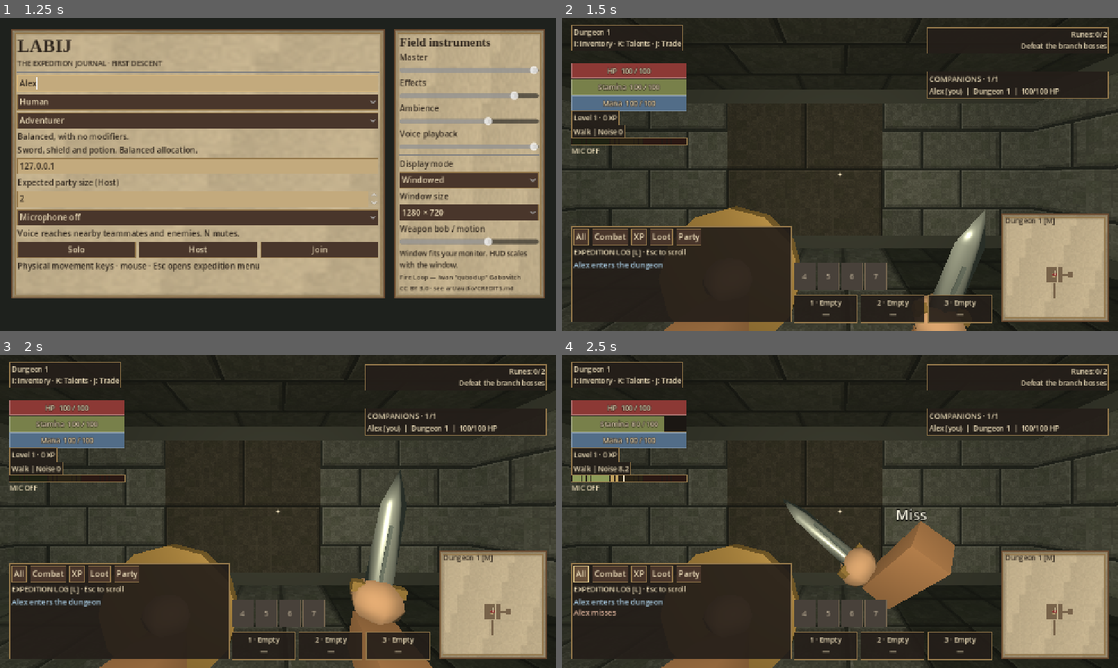
Above: before the commit, frames 1-4 (two rows, left to right).
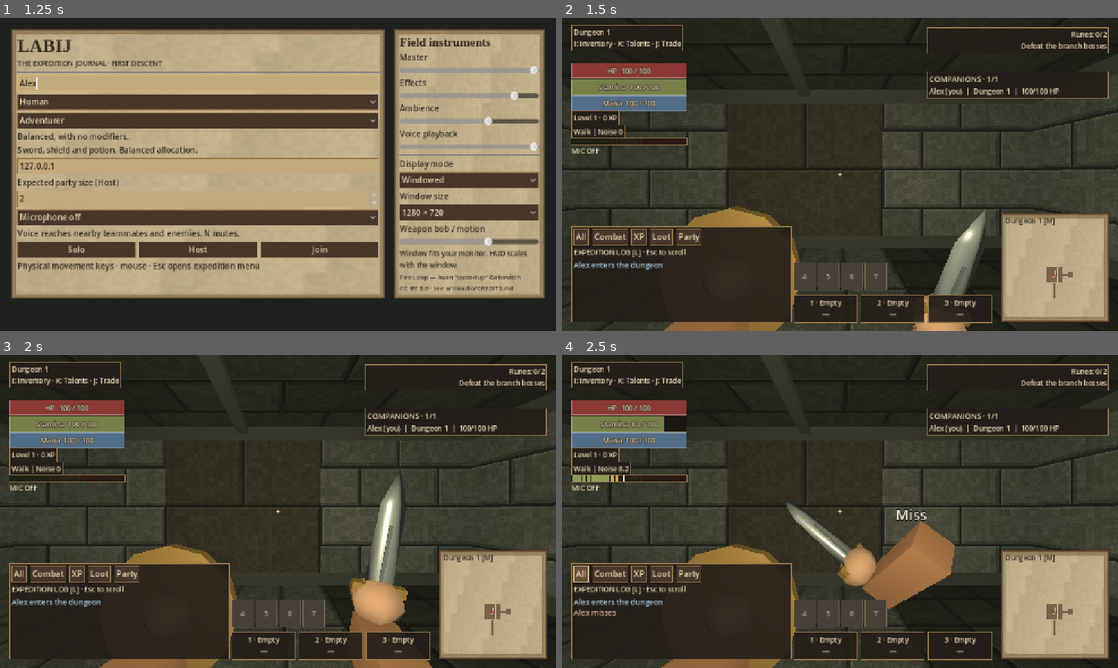
Above: after the commit, the same moments.

Repository: tdonnenfeld/LABIJ
Game: Godot game, scene res://game/main.tscn
Two runs of this game, one before a commit and one after it. Both use one fixed random seed, a clock stepped at 60 frames per second and the inputs below. Sound files missing from this copy of the repository are replaced by a short silence.
Inputs (mouse positions are in pixels of both pictures, inside the frame that each line leads up to):
- Up to frame 1 (1.25 s): click (200, 83) at 0.52 s; type "Alex" at 0.6 s
- Up to frame 2 (1.5 s): click "Solo" at 1.25 s
- Up to frame 3 (2 s): no input
- Up to frame 4 (2.5 s): click "All" at 2 s

Frame 1 is identical in both runs. In frame 2, 0.1% of the frame differs, in the area x 37-43%, y 0-19%; in frame 3, 0.1%; in frame 4, 0.1%.

Commit message:
Refine corridor arch masonry, ceiling ribs and bounded torch shadows

Diff:
--- a/game/visuals/dungeon_visual_builder.gd
+++ b/game/visuals/dungeon_visual_builder.gd
@@ -63,6 +63,9 @@
 			if hash_value in [4, 11] and not narrowed.has(cell):
 				box("wall", at - normal * 0.04 + Vector3.UP * 1.5, Vector3(0.34, 3.0, 0.20), angle)
 		add_arch(tiles, cell, origin)
+		if not narrowed.has(cell) and tile_variant % 3 == 0:
+			var rib_angle := PI / 2.0 if tiles.has(cell + Vector2i.RIGHT) and tiles.has(cell + Vector2i.LEFT) else 0.0
+			box("trim", origin + Vector3.UP * 2.94, Vector3(3.0, 0.12, 0.18), rib_angle)
 		if not narrowed.has(cell):
 			decorate_cell(tiles, cell, origin, seed_value)
 			decorate_corner(tiles, cell, origin, style, seed_value)
@@ -75,10 +78,12 @@
 	for i in range(LIGHT_LIMIT):
 		var light := OmniLight3D.new()
 		light.light_color = [Color("#ffb56a"), Color("#d8ae85"), Color("#8bc5cf"), Color("#eac18c"), Color("#c7c9e2"), Color("#ff9766"), Color("#f8d58b")][theme_id]
-		light.omni_range = 8.5
-		light.omni_attenuation = 1.4
+		light.omni_range = 7.0
+		light.omni_attenuation = 1.65
 		light.light_energy = 1.7
-		light.shadow_enabled = false
+		light.shadow_enabled = i == 0
+		light.shadow_bias = 0.06
+		light.shadow_normal_bias = 0.5
 		add_child(light)
 		light.hide()
 		lights.append(light)
@@ -96,10 +101,16 @@
 			var cross := Vector3(across.x, 0, across.y)
 			var angle := PI / 2.0 if direction.x != 0 else 0.0
 			var at := origin + forward * 1.35
-			box("trim", at + Vector3.UP * 2.88, Vector3(3.0, 0.24, 0.32), angle)
+			box("trim", at + Vector3.UP * 2.94, Vector3(3.0, 0.12, 0.32), angle)
 			for sign_value in [-1.0, 1.0]:
-				box("trim", at + cross * sign_value * 1.40 + Vector3.UP * 1.45, Vector3(0.14, 2.90, 0.32), angle)
-				box("wall", at + cross * sign_value * 1.25 + Vector3.UP * 2.75, Vector3(0.42, 0.30, 0.32), angle)
+				box("trim", at + cross * sign_value * 1.40 + Vector3.UP * 1.25, Vector3(0.14, 2.50, 0.32), angle)
+				box("trim", at + cross * sign_value * 1.38 + Vector3.UP * 2.48, Vector3(0.22, 0.12, 0.35), angle)
+			for i in range(11):
+				var t := PI * float(i) / 10.0
+				var x := cos(t) * 1.31
+				var y := 2.47 + sin(t) * 0.39
+				box("trim", at + cross * x + Vector3.UP * y, Vector3(0.31, 0.15, 0.32), angle)
+			box("gold" if theme_id in [3, 6] else "wall", at + Vector3.UP * 2.84, Vector3(0.18, 0.16, 0.35), angle)
 
 func add_torch(at: Vector3, normal: Vector3, angle: float) -> void:
 	var stem := at - normal * 0.24 + Vector3.UP * 1.75
@@ -109,6 +120,7 @@
 	box("flame", stem + Vector3.UP * 0.36, Vector3(0.17, 0.24, 0.17), PI / 4, "round")
 	box("ember", stem + Vector3.UP * 0.42, Vector3(0.09, 0.22, 0.09), 0.0, "round")
 	torches.append(stem - normal * 0.18 + Vector3.UP * 0.32)
+	box("iron", stem + Vector3.UP * 0.15, Vector3(0.25, 0.045, 0.25), angle, "barrel")
 
 func flush_batches() -> void:
 	for batch in batches.values():
@@ -163,7 +175,7 @@
 	for i in range(lights.size()):
 		if lights[i].visible:
 			var phase := lights[i].position.x * 0.8 + lights[i].position.z * 0.6
-			lights[i].light_energy = (1.65 + 0.14 * sin(time * 7.7 + phase) + 0.09 * sin(time * 13.0 + phase)) * (1.0 - theme_id * 0.045)
+			lights[i].light_energy = (1.9 + 0.18 * sin(time * 7.7 + phase) + 0.10 * sin(time * 13.0 + phase)) * (1.0 - theme_id * 0.045)
 
 static func route_marker(parent: Node3D, at: Vector3, color: Color, descending: bool) -> void:
 	var stone := StoneKit.material("wall")
